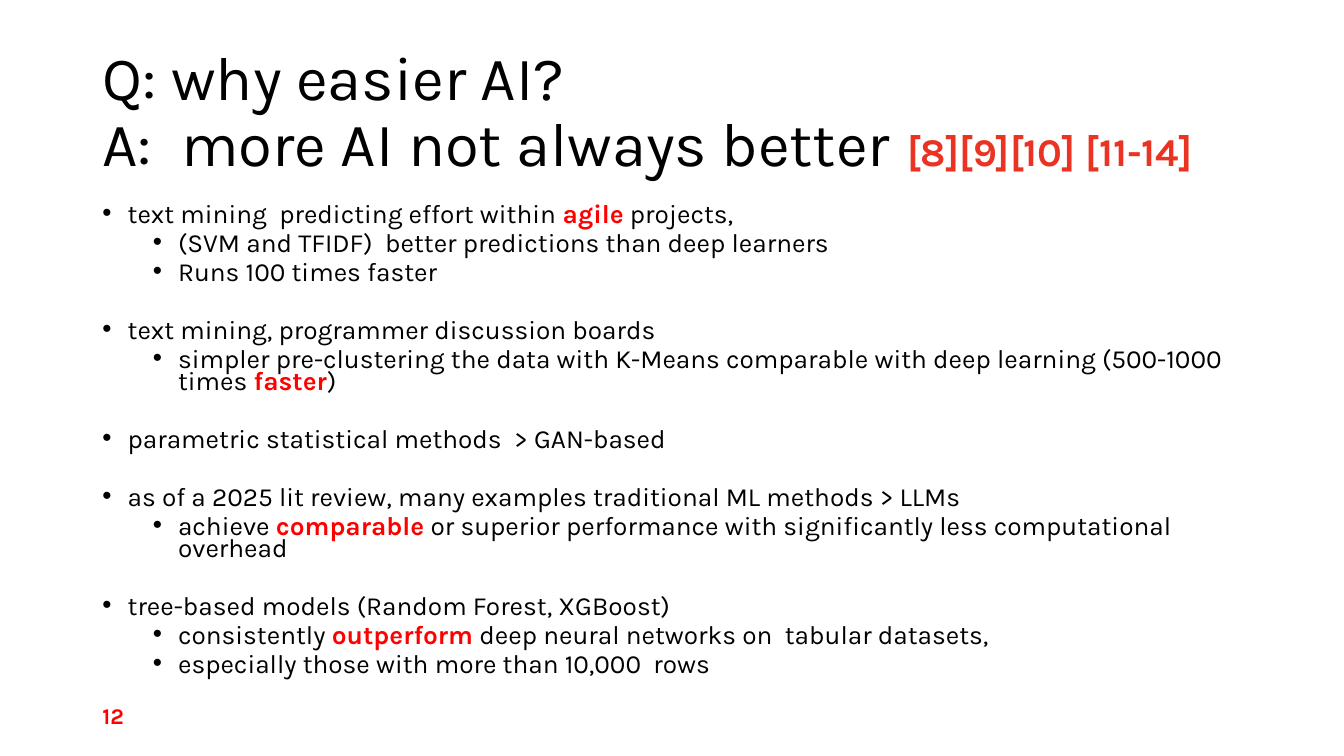
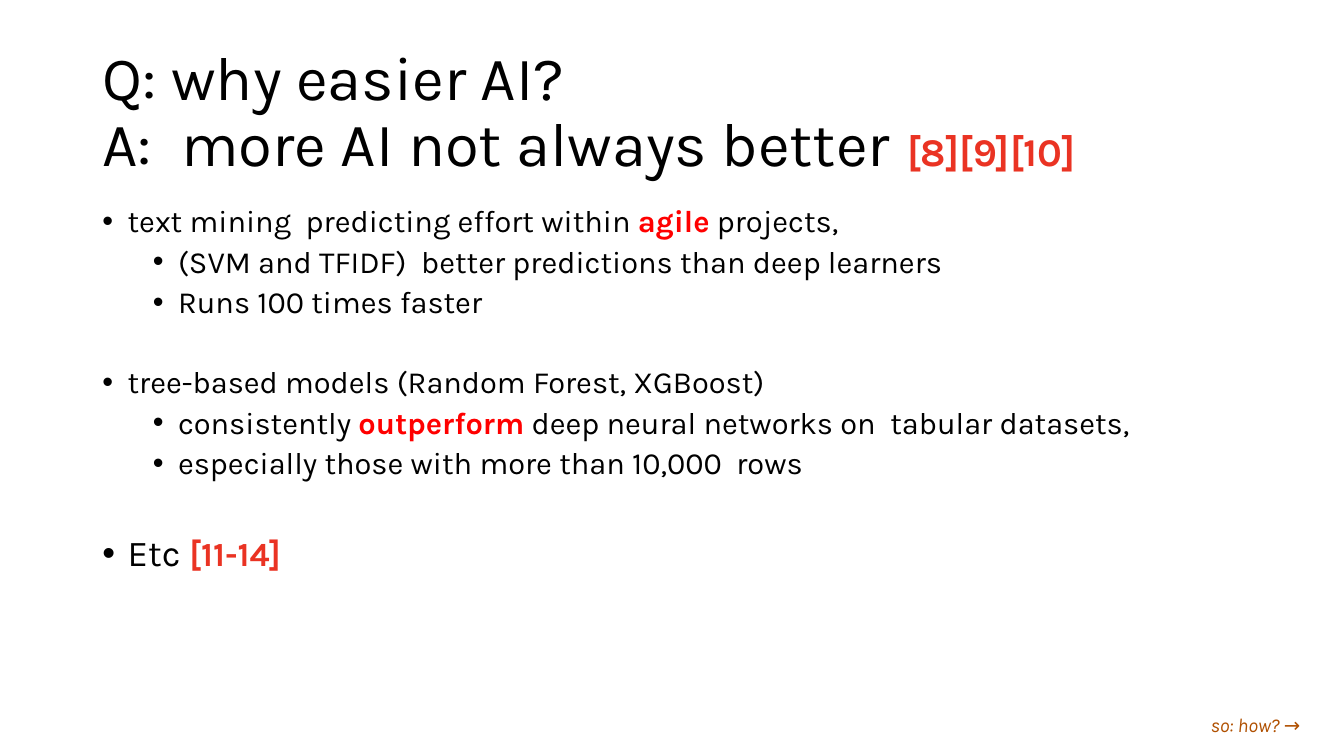
Before and after one commit to timm/fyi, a slide deck: slide 9 of 26less.pptx (slide 12 before the commit). Drawn at 1344x756 pixels with LibreOffice and Linux fonts; fonts in the diff are those of the drawing; background and template pictures are left out. Boxes give left, top, right and bottom in pixels: in the first picture for what was removed or moved away, otherwise in the second. Text is boxed around its words. In the diff, an @@ line names an element or a change of style, - is before the commit and + after.

```diff
--- a/26less.pptx
+++ b/26less.pptx
@@ title at box(102, 57, 1076, 181): text changed @@
-Q: why easier AI?
-A: more AI not always better [8][9][10] [11-14]
+Q: why easier AI?
+A: more AI not always better [8][9][10]
@@ text at box(128, 210, 1130, 482): size 18.7 to 22 pt; line spacing 0.7 to 0.9 @@
@@ text at box(128, 321, 1221, 558): paragraphs removed @@
-• text mining, programmer discussion boards
-  • simpler pre-clustering the data with K-Means comparable with deep learning (500-1000 times faster)
-• parametric statistical methods > GAN-based
-• as of a 2025 lit review, many examples traditional ML methods > LLMs
-  • achieve comparable or superior performance with significantly less computational overhead
@@ text at box(128, 539, 281, 571): paragraph added @@
+• Etc [11-14]
@@ page number removed at box(102, 709, 123, 724) @@
-12
@@ text added at box(1211, 718, 1280, 733), 14 pt, text #B05000, italic @@
+so: how? →
```
Also in this commit, not shown: 28 other slides changed, 6 slides removed, 1 other file.
